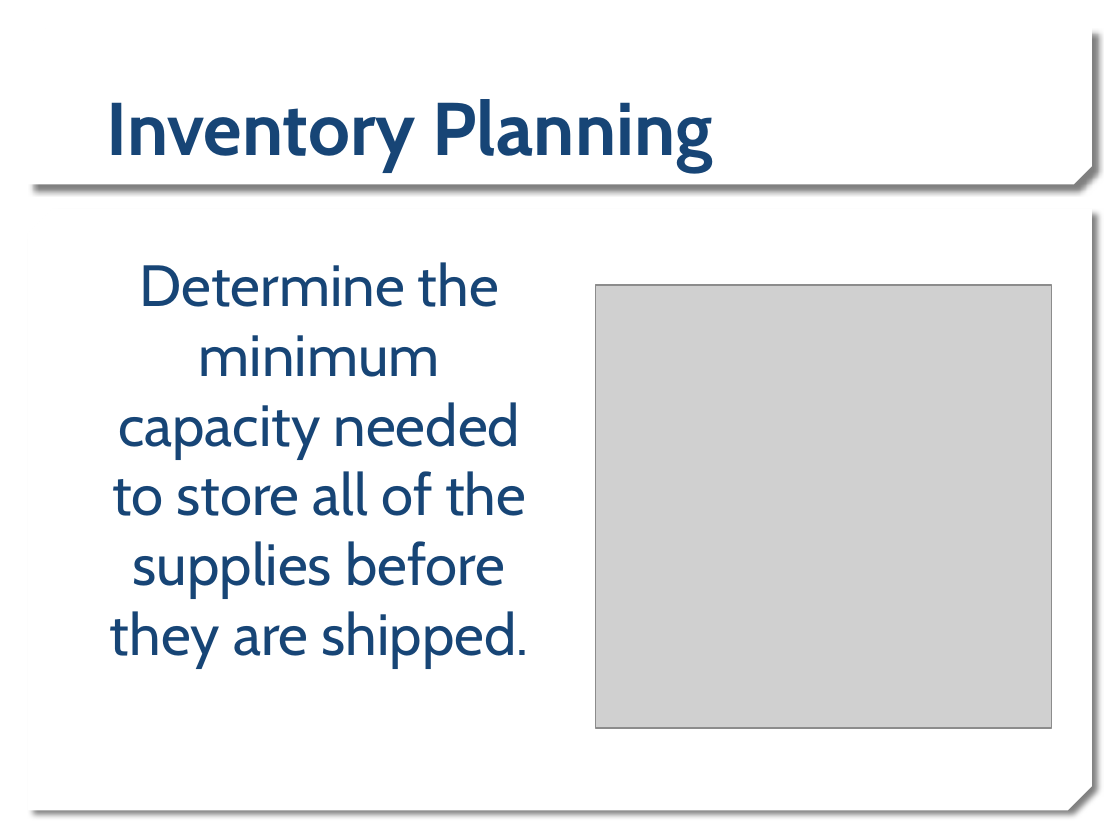
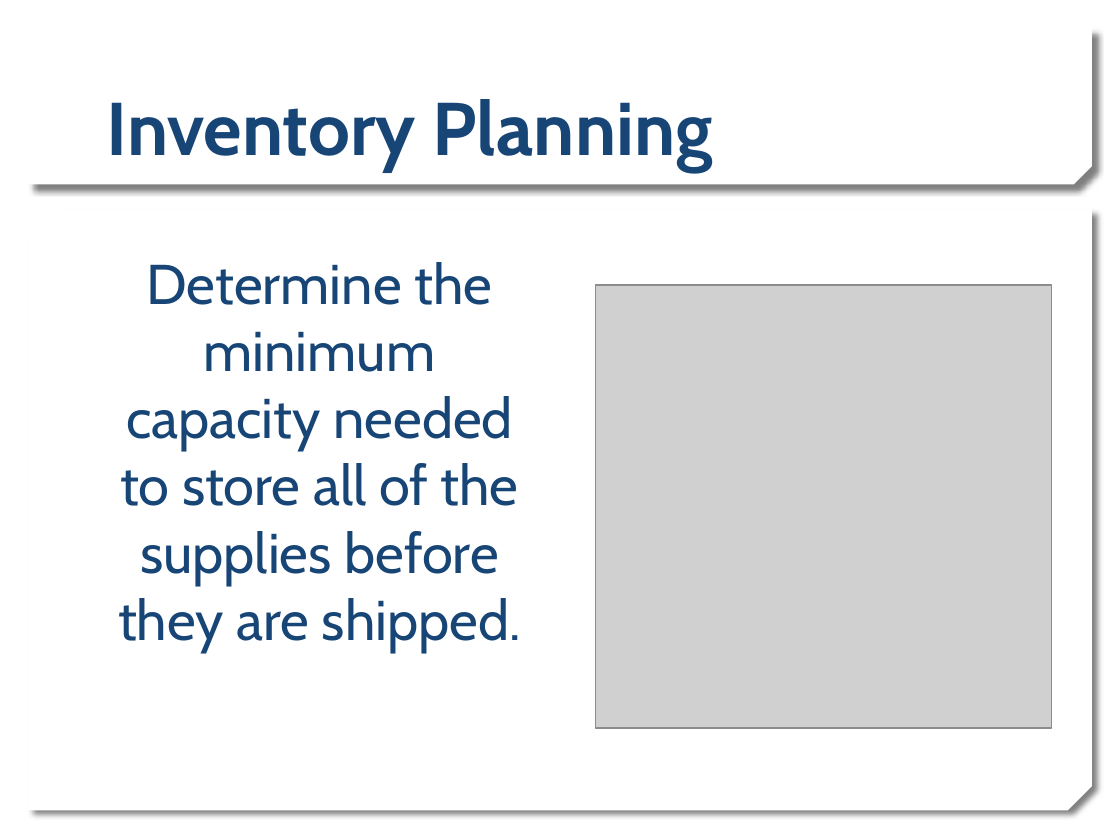
Before and after one commit to rirypheng/dynamic-programming, a slide deck: slide 3 of DP - Warehouse Problem.pptx. Drawn at 1120x840 pixels with LibreOffice and Linux fonts; fonts in the diff are those of the drawing; grey boxes stand for pictures; background and template pictures are left out. Boxes give left, top, right and bottom in pixels: in the first picture for what was removed or moved away, otherwise in the second. Text is boxed around its words. In the diff, an @@ line names an element or a change of style, - is before the commit and + after.

```diff
--- a/DP - Warehouse Problem.pptx
+++ b/DP - Warehouse Problem.pptx
@@ text "Determine the minimum capacity needed ..." at (118,262,521,652): size 37.4 to 36 pt @@
```
Also in this commit, not shown: 3 other slides changed, 1 slide added, 1 slide removed.
